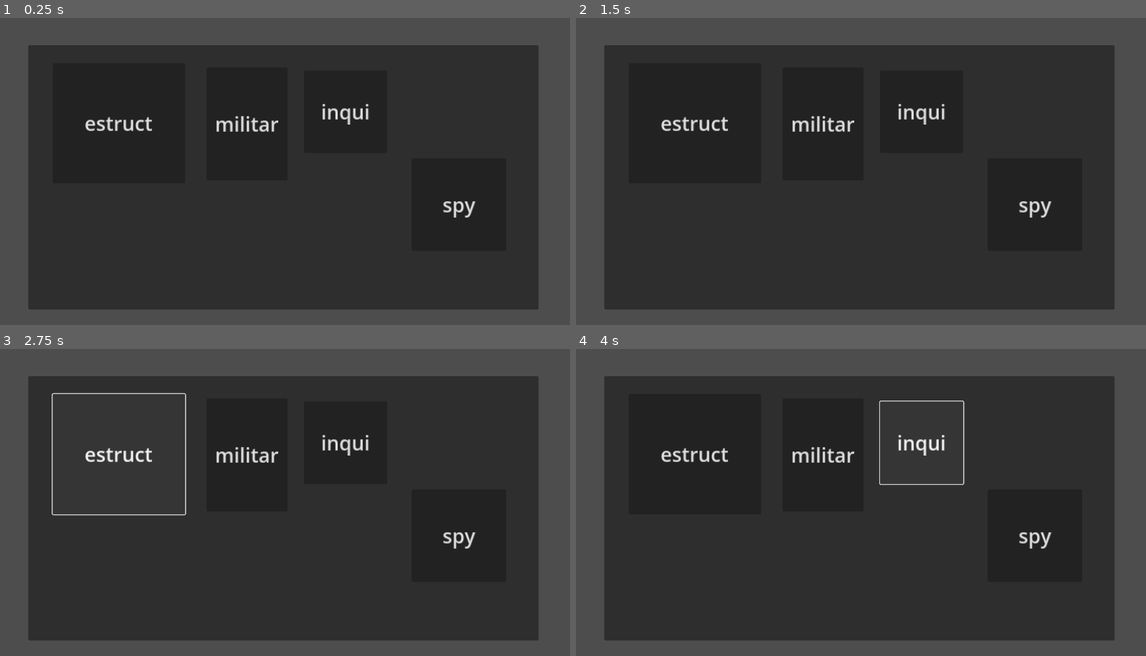
Above: before the commit, frames 1-4 (two rows, left to right).
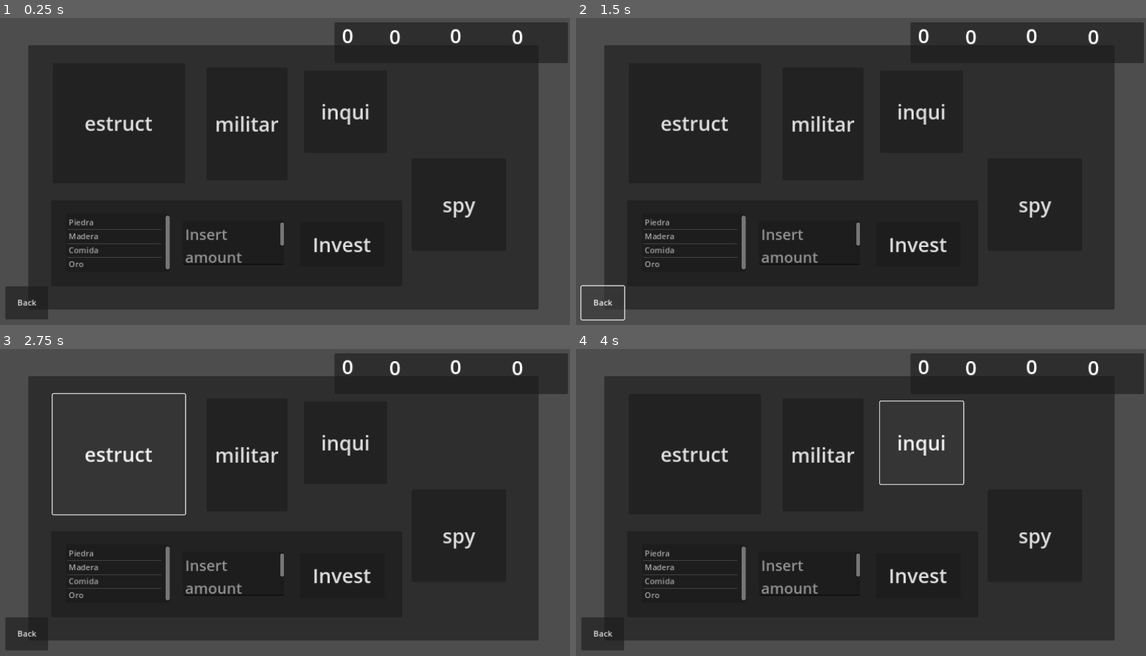
Above: after the commit, the same moments.

Repository: Knuclez/gw
Game: Godot game, scene res://scenes/research_screen.tscn
The game is run twice, just before and just after one commit, with the same random seed, the same clock (stepped at 60 frames per second) and the same inputs. This scene is started directly instead of the project's main scene.
Inputs (mouse positions are in pixels of both pictures, inside the frame that each line leads up to):
- Up to frame 1 (0.25 s): no input
- Up to frame 2 (1.5 s): click (918, 245) at 0.5 s, where only the run after the commit has a clickable "Invest"; click (604, 303) at 1.25 s, where only the run after the commit has a clickable "Back"
- Up to frame 3 (2.75 s): click "estruct" at 2 s
- Up to frame 4 (4 s): click "militar" at 2.75 s; click "inqui" at 3.5 s

The runs differ from the first frame. In frame 1, 4.7% of the frame differs, in the area x 1-100%, y 1-99%; in frame 2, 4.3%; in frame 3, 4.7%; in frame 4, 4.7%.
Error before the commit: Invalid call. Nonexistent function 'queue_free' in base 'Nil'. (res://singletons/scene_manager.gd:30)
Error after the commit: Invalid call. Nonexistent function 'close_this_scene' in base 'Nil'. (res://singletons/scene_manager.gd:11)

Commit message:
added movility between screens and funcitonal world panel

Diff:
--- /dev/null
+++ b/GUI_auxs/faction_resources.tscn
@@ -0,0 +1,44 @@
+[gd_scene load_steps=2 format=3 uid="uid://dkc0npgehm4t3"]
+
+[ext_resource type="Script" path="res://GUI_auxs/scripts/faction_resources.gd" id="1_m7iyt"]
+
+[node name="Panel" type="Panel"]
+offset_right = 469.0
+offset_bottom = 82.0
+script = ExtResource("1_m7iyt")
+
+[node name="stone_label" type="Label" parent="."]
+layout_mode = 0
+offset_left = 15.0
+offset_top = -1.0
+offset_right = 55.0
+offset_bottom = 54.0
+theme_override_font_sizes/font_size = 40
+text = "0"
+
+[node name="wood_label" type="Label" parent="."]
+layout_mode = 0
+offset_left = 110.0
+offset_top = 1.0
+offset_right = 150.0
+offset_bottom = 56.0
+theme_override_font_sizes/font_size = 40
+text = "0"
+
+[node name="food_label" type="Label" parent="."]
+layout_mode = 0
+offset_left = 232.0
+offset_top = -1.0
+offset_right = 272.0
+offset_bottom = 54.0
+theme_override_font_sizes/font_size = 40
+text = "0"
+
+[node name="gold_label" type="Label" parent="."]
+layout_mode = 0
+offset_left = 356.0
+offset_top = 1.0
+offset_right = 396.0
+offset_bottom = 56.0
+theme_override_font_sizes/font_size = 40
+text = "0"
--- /dev/null
+++ b/GUI_auxs/scripts/faction_resources.gd
@@ -0,0 +1,12 @@
+extends Panel
+
+
+func _ready():
+	Factions.faction_data_updated.connect(_on_faction_data_updated)
+	Factions.ask_for_player_faction_data.rpc_id(1, PlayerData.team)
+
+func _on_faction_data_updated():
+	get_node('stone_label').text = str(Factions.f_stone)
+	get_node('wood_label').text = str(Factions.f_wood)
+	get_node('food_label').text = str(Factions.f_food)
+	get_node('gold_label').text = str(Factions.f_gold)
--- a/GUI_auxs/scripts/invest_panel.gd
+++ b/GUI_auxs/scripts/invest_panel.gd
@@ -10,7 +10,14 @@
 
 func _on_button_up():
 	if (selected_item != 404):
-		print('vamos bien')
+		var txt = get_node('TextEdit').text
+		var quantity = int(txt)
+
+		if quantity:
+			Factions.invest_quantity.rpc_id(1, quantity, selected_item, PlayerData.team)
+		else:
+			print('nah')
+
 		get_node('ItemList').deselect_all()
 		selected_item = 404
 	else:
--- a/project.godot
+++ b/project.godot
@@ -19,6 +19,7 @@
 SceneManager="*res://singletons/scene_manager.gd"
 PlayerData="*res://singletons/player_data.gd"
 Globals="*res://singletons/globals.gd"
+Factions="*res://singletons/factions.gd"
 
 [display]
 
--- a/scenes/core_screen.tscn
+++ b/scenes/core_screen.tscn
@@ -75,12 +75,12 @@
 offset_right = 1125.0
 offset_bottom = 624.0
 
-[node name="Label" type="Label" parent="politic_panel"]
+[node name="Button" type="Button" parent="politic_panel"]
 layout_mode = 0
-offset_left = -21.0
-offset_top = -6.0
-offset_right = 146.0
-offset_bottom = 107.0
+offset_left = -26.0
+offset_top = -4.0
+offset_right = 149.0
+offset_bottom = 114.0
 theme_override_font_sizes/font_size = 40
 text = "To world
  map"
@@ -134,11 +134,12 @@
 offset_right = 232.0
 offset_bottom = 118.0
 theme_override_font_sizes/font_size = 40
-text = "To research
+text = "To faction
 panel"
 
 [node name="HTTPRequest" type="HTTPRequest" parent="."]
 
+[connection signal="button_up" from="politic_panel/Button" to="." method="_on_map_button_up"]
 [connection signal="button_up" from="gathering_panel/stone_button" to="." method="_on_stone_button_up"]
 [connection signal="button_up" from="gathering_panel/wood_button" to="." method="_on_wood_button_up"]
 [connection signal="button_up" from="gathering_panel/food_button" to="." method="_on_food_button_up"]
--- a/scenes/research_screen.tscn
+++ b/scenes/research_screen.tscn
@@ -1,6 +1,8 @@
-[gd_scene load_steps=2 format=3 uid="uid://bmmkhw823hf0b"]
+[gd_scene load_steps=4 format=3 uid="uid://bmmkhw823hf0b"]
 
 [ext_resource type="Script" path="res://scenes/scripts/research_screen.gd" id="1_fmdj2"]
+[ext_resource type="PackedScene" uid="uid://cpup0p22q4o35" path="res://GUI_auxs/invest_panel.tscn" id="2_25s7m"]
+[ext_resource type="PackedScene" uid="uid://dkc0npgehm4t3" path="res://GUI_auxs/faction_resources.tscn" id="3_s3aan"]
 
 [node name="research_screen" type="Control"]
 layout_mode = 3
@@ -54,4 +56,27 @@
 theme_override_font_sizes/font_size = 40
 text = "spy"
 
+[node name="invest_panel" parent="." instance=ExtResource("2_25s7m")]
+layout_mode = 0
+offset_left = 110.0
+offset_top = 371.0
+offset_right = 815.0
+offset_bottom = 544.0
+
+[node name="Panel2" parent="." instance=ExtResource("3_s3aan")]
+layout_mode = 0
+offset_left = 679.0
+offset_top = 13.0
+offset_right = 1148.0
+offset_bottom = 95.0
+
+[node name="Button" type="Button" parent="."]
+layout_mode = 0
+offset_left = 18.0
+offset_top = 544.0
+offset_right = 104.0
+offset_bottom = 611.0
+text = "Back"
+
 [connection signal="button_up" from="Panel/structs_button" to="." method="_on_structs_button_up"]
+[connection signal="button_up" from="Button" to="." method="_on_back_button_up"]
--- a/scenes/researchs/structs_screen.tscn
+++ b/scenes/researchs/structs_screen.tscn
@@ -1,7 +1,6 @@
-[gd_scene load_steps=3 format=3 uid="uid://6qjf6anie3e6"]
+[gd_scene load_steps=2 format=3 uid="uid://6qjf6anie3e6"]
 
 [ext_resource type="Script" path="res://scenes/scripts/structs_screen.gd" id="1_va7my"]
-[ext_resource type="PackedScene" uid="uid://cpup0p22q4o35" path="res://GUI_auxs/invest_panel.tscn" id="2_oc46b"]
 
 [node name="structs_screen" type="Control"]
 layout_mode = 3
@@ -11,10 +10,3 @@
 grow_horizontal = 2
 grow_vertical = 2
 script = ExtResource("1_va7my")
-
-[node name="invest_panel" parent="." instance=ExtResource("2_oc46b")]
-layout_mode = 0
-offset_left = 388.0
-offset_top = 415.0
-offset_right = 1093.0
-offset_bottom = 588.0
--- a/scenes/scripts/core_screen.gd
+++ b/scenes/scripts/core_screen.gd
@@ -3,9 +3,9 @@
 @rpc('any_peer')
 func update_gui(data):
 	PlayerData.set_user_data(data)
-	player_data_changed()
 
 func _ready():
+	PlayerData.data_changed.connect(player_data_changed)
 	player_data_changed()
 
 func close_this_scene():
@@ -21,6 +21,9 @@
 func _on_research_panel_button_up():
 	SceneManager.change_to_research_scene()
 
+func _on_map_button_up():
+	SceneManager.change_to_world_scene()
+
 func _on_food_button_up():
 	increase_resource.rpc_id(1, 1, Globals.food_index)
 
--- a/scenes/scripts/research_screen.gd
+++ b/scenes/scripts/research_screen.gd
@@ -1,15 +1,11 @@
 extends Control
-
-
-# Called when the node enters the scene tree for the first time.
-func _ready():
-	pass # Replace with function body.
-
-
-# Called every frame. 'delta' is the elapsed time since the previous frame.
-func _process(delta):
-	pass
-
 
 func _on_structs_button_up():
 	SceneManager.change_to_research_structures_scene()
+
+
+func _on_back_button_up():
+	SceneManager.change_to_core_scene()
+
+func close_this_scene():
+	queue_free()
--- a/scenes/scripts/world_screen.gd
+++ b/scenes/scripts/world_screen.gd
@@ -3,9 +3,21 @@
 
 # Called when the node enters the scene tree for the first time.
 func _ready():
-	pass # Replace with function body.
-
+	Factions.faction_points_updated.connect(update_faction_points_ui)
+	Factions.ask_for_faction_points.rpc_id(1)
 
 # Called every frame. 'delta' is the elapsed time since the previous frame.
 func _process(delta):
 	pass
+
+func update_faction_points_ui():
+	get_node('points_panel/t1_points_label').text = str(Factions.factions_points[0])
+	get_node('points_panel/t2_points_label').text = str(Factions.factions_points[1])
+
+
+func _on_back_button_up():
+	SceneManager.change_to_core_scene()
+
+
+func close_this_scene():
+	queue_free()
--- a/scenes/world_screen.tscn
+++ b/scenes/world_screen.tscn
@@ -70,4 +70,13 @@
 offset_right = 234.0
 offset_bottom = 530.0
 theme_override_font_sizes/font_size = 40
-text = "10000"
+
+[node name="Button" type="Button" parent="."]
+layout_mode = 0
+offset_left = 21.0
+offset_top = 557.0
+offset_right = 124.0
+offset_bottom = 628.0
+text = "Back"
+
+[connection signal="button_up" from="Button" to="." method="_on_back_button_up"]
--- /dev/null
+++ b/singletons/factions.gd
@@ -0,0 +1,43 @@
+extends Node
+
+signal faction_data_updated
+signal faction_points_updated
+
+##player faction data
+var f_stone
+var f_wood
+var f_food
+var f_gold
+
+##all factions data
+var factions_points = []
+
+@rpc("any_peer")
+func update_faction_data(data):
+	var resources = data['resources']
+	f_stone = resources[Globals.stone_index]
+	f_wood = resources[Globals.wood_index]
+	f_food = resources[Globals.food_index]
+	f_gold = resources[Globals.gold_index]
+
+	faction_data_updated.emit()
+
+@rpc("any_peer")
+func receive_faction_points(points : Array):
+	factions_points = points
+
+	faction_points_updated.emit()
+
+#RPC to be called on server
+@rpc("any_peer")
+func ask_for_player_faction_data():
+	pass
+
+@rpc("any_peer")
+func invest_quantity(quantity : int, resource_index : int, faction_index : int):
+	pass
+
+
+@rpc("any_peer")
+func ask_for_faction_points():
+	pass
--- a/singletons/player_data.gd
+++ b/singletons/player_data.gd
@@ -1,4 +1,6 @@
 extends Node
+
+signal data_changed
 
 var id_db : int
 var username : String
@@ -17,3 +19,10 @@
 	wood =  data['resources'][Globals.wood_index]
 	food =  data['resources'][Globals.food_index]
 	gold =  data['resources'][Globals.gold_index]
+
+
+@rpc('any_peer')
+func update_data(data):
+	set_user_data(data)
+
+	data_changed.emit()
Not shown, changed: export_presets.cfg
